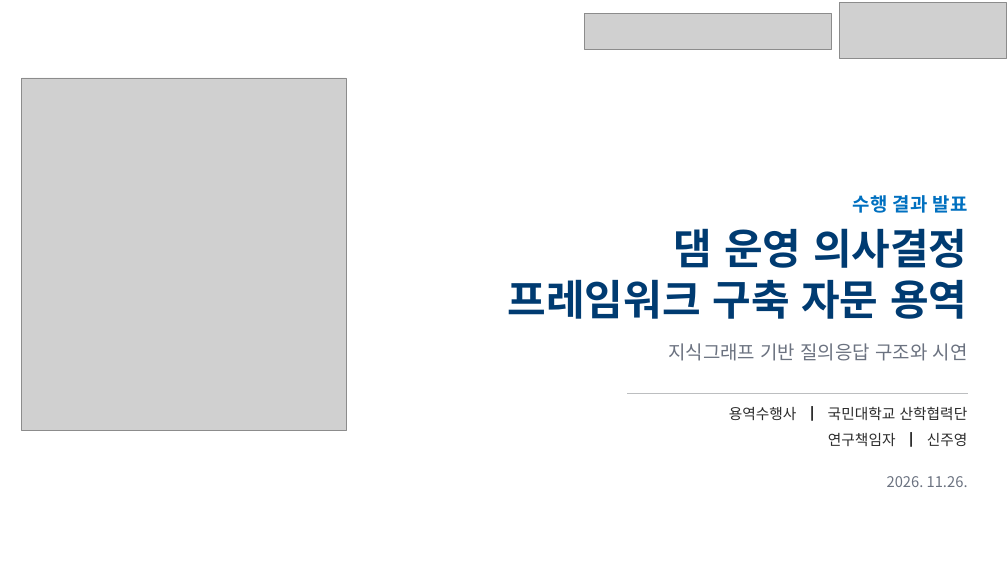
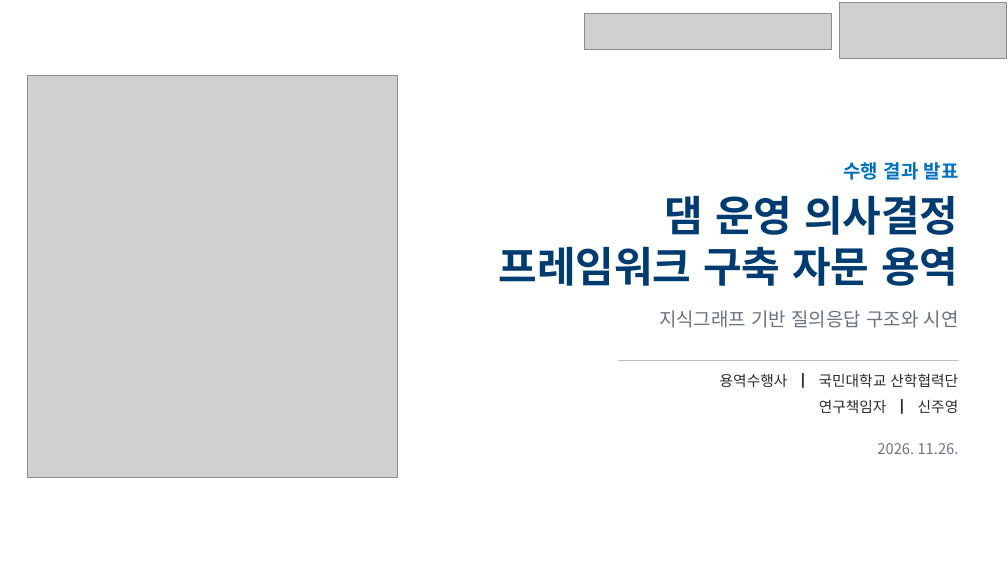
Before and after one commit to mkm1119/KGRAG-LLM, a slide deck: slide 1 of project_khnp/2026.11.26_한강수력본부_발표자료_최종.pptx. Drawn at 1008x567 pixels with LibreOffice and Linux fonts; fonts in the diff are those of the drawing; grey boxes stand for pictures. Boxes give left, top, right and bottom in pixels: in the first picture for what was removed or moved away, otherwise in the second. Text is boxed around its words. In the diff, an @@ line names an element or a change of style, - is before the commit and + after.

```diff
--- a/project_khnp/2026.11.26_한강수력본부_발표자료_최종.pptx
+++ b/project_khnp/2026.11.26_한강수력본부_발표자료_최종.pptx
@@ picture: place and size @@
-picture at bbox=[22, 78, 346, 431]
+picture at bbox=[28, 75, 398, 477]
@@ 6 texts, 1 line: place and size @@
-6 texts, 1 line at bbox=[508, 195, 968, 487]
+6 texts, 1 line at bbox=[499, 162, 959, 454]
```
Also in this commit, not shown: 3 other slides changed, 1 other file.
